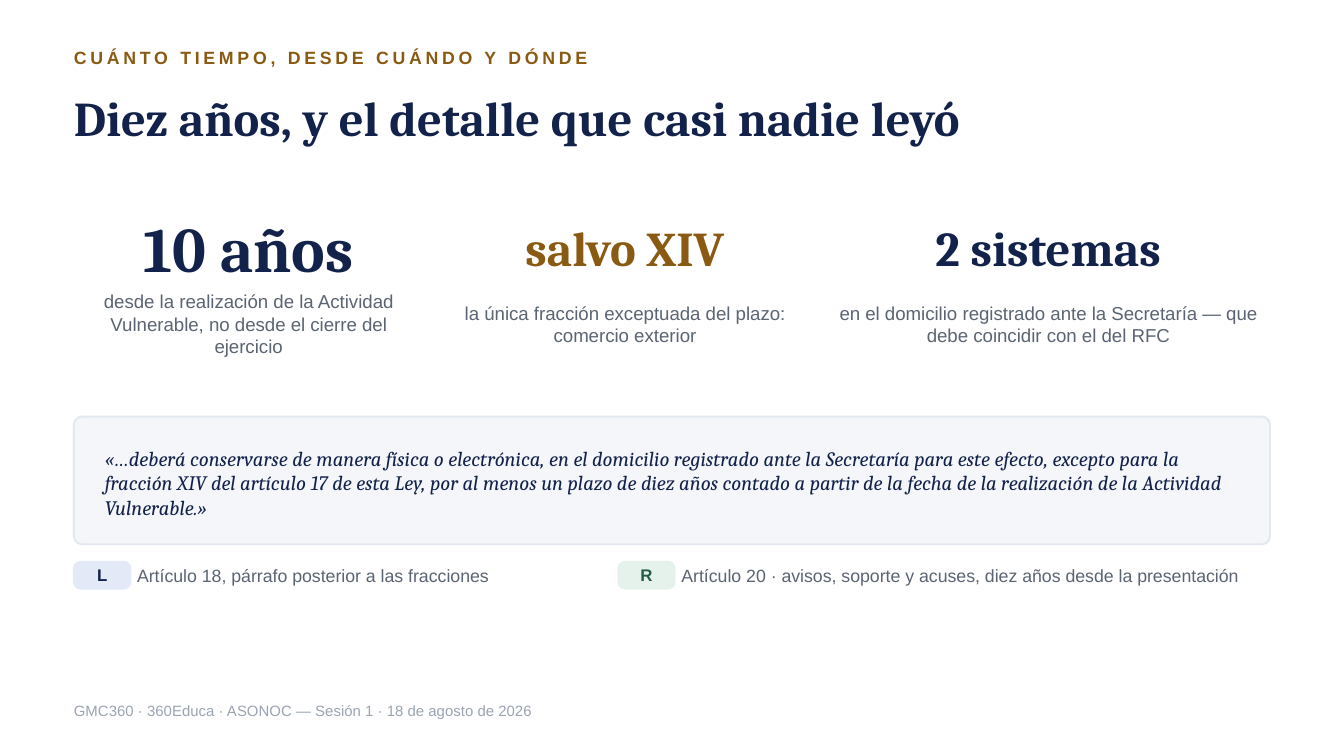
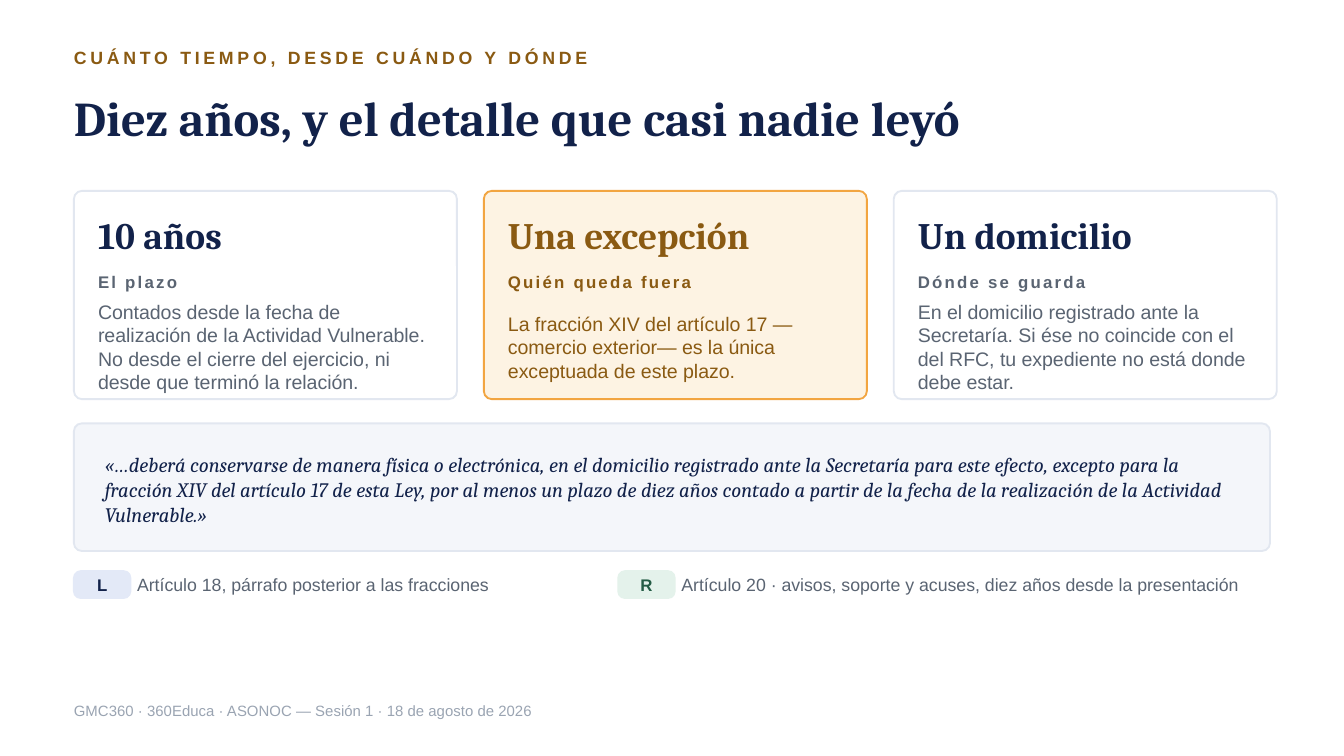
Before and after one commit to maribelvazquez/S01-TAV-IDENTIFICACION, a slide deck: slide 20 of s01/S01_ALU_01_Presentacion.pptx (slide 19 before the commit). Drawn at 1344x756 pixels with LibreOffice and Linux fonts; fonts in the diff are those of the drawing. Boxes give left, top, right and bottom in pixels: in the first picture for what was removed or moved away, otherwise in the second. Text is boxed around its words. In the diff, an @@ line names an element or a change of style, - is before the commit and + after.

```diff
--- a/s01/S01_ALU_01_Presentacion.pptx
+++ b/s01/S01_ALU_01_Presentacion.pptx
@@ rounded rectangle added at (74,191,457,399), fill #FFFFFF, outline #E2E7F0 1 pt @@
@@ text "10 años": place and size @@
-text "10 años" at (144,229,353,273)
+text "10 años" at (98,223,222,250)
@@ text "10 años" at (98,223,222,250): size 34 to 20 pt; alignment centre to left @@
@@ rounded rectangle added at (484,191,867,399), fill #FDF3E3, outline #F2A541 1 pt @@
@@ rounded rectangle added at (894,191,1277,399), fill #FFFFFF, outline #E2E7F0 1 pt @@
@@ text added at (508,222,749,257), 20 pt, text #8A5A12, bold @@
+Una excepción
@@ text removed at (525,232,724,267) @@
-salvo XIV
@@ text added at (918,223,1132,250), 20 pt, text #12224A, bold @@
+Un domicilio
@@ text removed at (935,232,1161,267) @@
-2 sistemas
@@ text added at (98,276,177,292), 9 pt, text #5A6472, bold @@
+El plazo
@@ text added at (508,275,691,292), 9 pt, text #8A5A12, bold @@
+Quién queda fuera
@@ text added at (918,275,1085,292), 9 pt, text #5A6472, bold @@
+Dónde se guarda
@@ text at (98,305,425,393): text changed; size 10 to 10.5 pt @@
-desde la realización de la Actividad Vulnerable, no desde el cierre del ejercicio
+Contados desde la fecha de realización de la Actividad Vulnerable. No desde el cierre del ejercicio, ni desde que terminó la relación.
@@ text at (508,316,776,382): text changed; size 10 to 10.5 pt; text colour #5A6472 to #8A5A12 @@
-la única fracción exceptuada del plazo: comercio exterior
+La fracción XIV del artículo 17 —comercio exterior— es la única exceptuada de este plazo.
@@ text at (918,305,1245,389): text changed; size 10 to 10.5 pt @@
-en el domicilio registrado ante la Secretaría — que debe coincidir con el del RFC
+En el domicilio registrado ante la Secretaría. Si ése no coincide con el del RFC, tu expediente no está donde debe estar.
@@ rounded rectangle: place and size @@
-rounded rectangle at (74,417,1270,544)
+rounded rectangle at (74,423,1270,551)
@@ text "«…deberá conservarse de manera física ...": place and size @@
-text "«…deberá conservarse de manera física ..." at (105,451,1221,515)
+text "«…deberá conservarse de manera física ..." at (105,457,1221,522)
@@ text "Artículo 18, párrafo posterior a ...": place and size @@
-text "Artículo 18, párrafo posterior a ..." at (137,569,489,586)
+text "Artículo 18, párrafo posterior a ..." at (137,578,489,595)
@@ 2 texts, 2 rounded rectangles: place and size @@
-2 texts, 2 rounded rectangles at (74,562,675,589)
+2 texts, 2 rounded rectangles at (74,571,675,598)
@@ text "Artículo 20 · avisos, soporte ...": place and size @@
-text "Artículo 20 · avisos, soporte ..." at (681,569,1238,586)
+text "Artículo 20 · avisos, soporte ..." at (681,578,1238,595)
```
Also in this commit, not shown: 1 other slide changed, 1 slide added, 2 other files.
